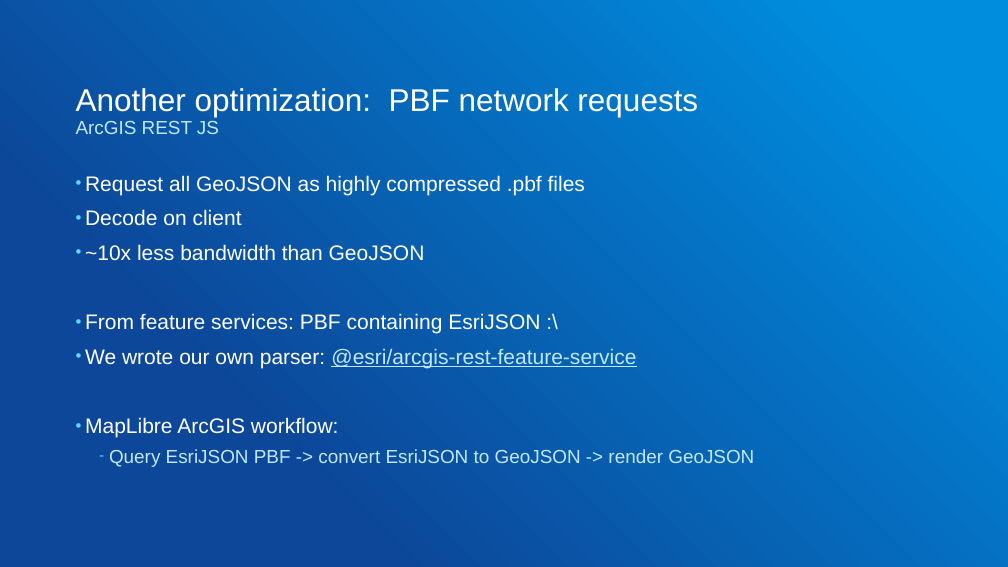
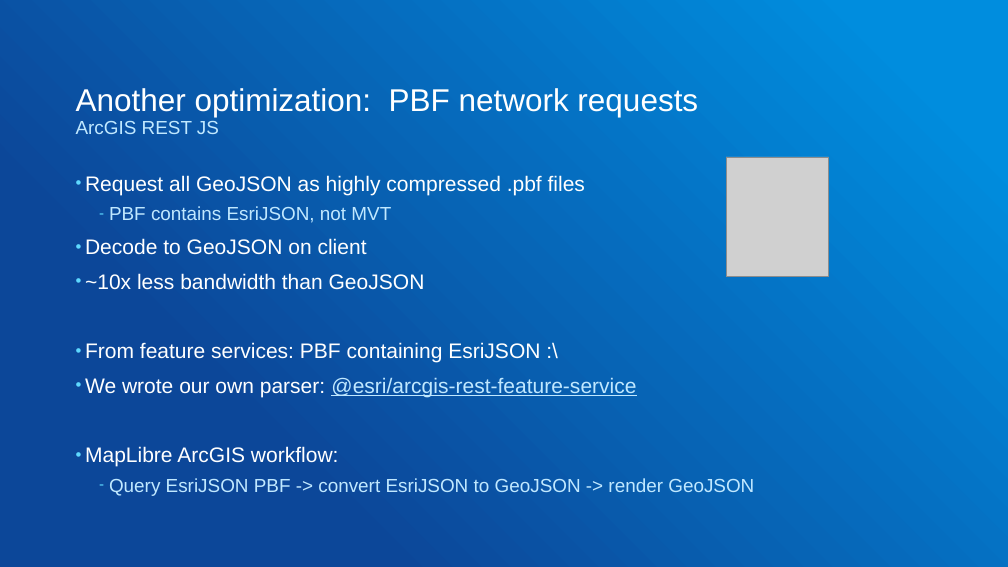
Before and after one commit to gowin20/foss4g-2026-maplibregl-data-visualization, a slide deck: slide 30 of foss4g-optimized-maplibre-queries.pptx (slide 29 before the commit). Drawn at 1008x567 pixels with LibreOffice and Linux fonts; fonts in the diff are those of the drawing; grey boxes stand for pictures. Boxes give left, top, right and bottom in pixels: in the first picture for what was removed or moved away, otherwise in the second. Text is boxed around its words. In the diff, an @@ line names an element or a change of style, - is before the commit and + after.

```diff
--- a/foss4g-optimized-maplibre-queries.pptx
+++ b/foss4g-optimized-maplibre-queries.pptx
@@ picture added at bbox=[727, 157, 829, 277] @@
@@ text at bbox=[85, 206, 391, 255]: text changed; size 20 to 18 pt; text colour #FFFFFF to #C0E8FF @@
-• Decode on client
+  – PBF contains EsriJSON, not MVT
+• Decode to GeoJSON on client
```
Also in this commit, not shown: 7 other slides changed, 2 slides added, 1 slide removed, 1 other file.
